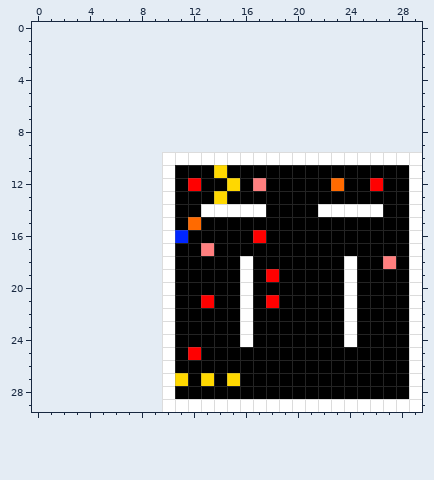
One commit to this pixel-art sprite: res/level1.png. That is the earlier state.
The file is 20x20 pixels. The old version is drawn lined up with the new one, on the new canvas.
The same view after the edit:
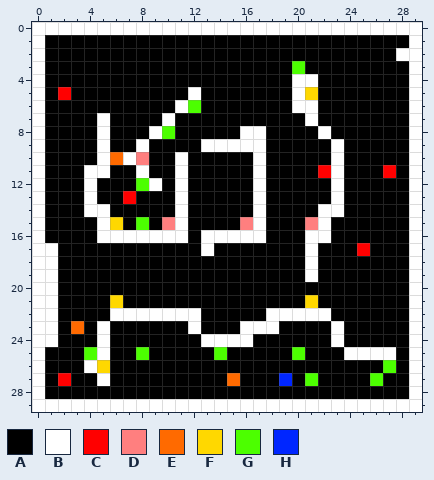
Palette (. is transparent): A #000000  B #ffffff  C #ff0000  D #ff7f7f  E #ff6a00  F #ffd800  G #4cff00  H #0026ff
Difference:
canvas 20x20 -> 30x30, the old top-left corner now at 10,10
y 0: x 0..29 .............................. -> BBBBBBBBBBBBBBBBBBBBBBBBBBBBBB
y 1: x 0..29 .............................. -> BAAAAAAAAAAAAAAAAAAAAAAAAAAAAB
y 2: x 0..29 .............................. -> BAAAAAAAAAAAAAAAAAAAAAAAAAAABB
y 3: x 0..29 .............................. -> BAAAAAAAAAAAAAAAAAAAGAAAAAAAAB
y 4: x 0..29 .............................. -> BAAAAAAAAAAAAAAAAAAABBAAAAAAAB
y 5: x 0..29 .............................. -> BACAAAAAAAAABAAAAAAABFAAAAAAAB
y 6: x 0..29 .............................. -> BAAAAAAAAAABGAAAAAAABBAAAAAAAB
y 7: x 0..29 .............................. -> BAAAABAAAABAAAAAAAAAABAAAAAAAB
y 8: x 0..29 .............................. -> BAAAABAAABGAAAAABBAAAABAAAAAAB
y 9: x 0..29 .............................. -> BAAAABAABAAAABBBBBAAAAABAAAAAB
y 10: x 0..10 ..........B -> BAAAABEBDAA; x 12..16 BBBBB -> AAAAA; x 18..22 BBBBB -> AAAAA; x 24..28 BBBBB -> AAAAA
y 11: x 0..11 ..........BA -> BAAABBAABAAB; x 14 F -> A; x 17 A -> B; x 22..23 AA -> CB; x 27 A -> C
y 12: x 0..12 ..........BAC -> BAAABAAAGBABA; x 15 F -> A; x 17 D -> B; x 23 E -> B; x 26 C -> A
y 13: x 0..11 ..........BA -> BAAABAACAAAB; x 14 F -> A; x 17 A -> B; x 23 A -> B
y 14: x 0..11 ..........BA -> BAAABBAAAAAB; x 13..16 BBBB -> AAAA; x 24..26 BBB -> AAA
y 15: x 0..12 ..........BAE -> BAAAABFAGADBA; x 16..17 AA -> DB; x 21..22 AA -> DB
y 16: x 0..9 .......... -> BAAAABBBBB; x 11 H -> B; x 13..17 AAAAC -> BBBBB; x 21..22 AA -> BB
y 17: x 0..10 ..........B -> BBAAAAAAAAA; x 13 D -> B; x 21 A -> B; x 25 A -> C
y 18: x 0..10 ..........B -> BBAAAAAAAAA; x 16 B -> A; x 21 A -> B; x 24 B -> A; x 27 D -> A
y 19: x 0..10 ..........B -> BBAAAAAAAAA; x 16 B -> A; x 18 C -> A; x 21 A -> B; x 24 B -> A
y 20: x 0..10 ..........B -> BBAAAAAAAAA; x 16 B -> A; x 24 B -> A
y 21: x 0..10 ..........B -> BBAAAAFAAAA; x 13 C -> A; x 16 B -> A; x 18 C -> A; x 21 A -> F; x 24 B -> A
y 22: x 0..9 .......... -> BBAAAABBBB; x 11..12 AA -> BB; x 16 B -> A; x 18..22 AAAAA -> BBBBB; x 24 B -> A
y 23: x 0..10 ..........B -> BBAEABAAAAA; x 12 A -> B; x 17..18 AA -> BB; x 23..24 AB -> BA
y 24: x 0..10 ..........B -> BBAAABAAAAA; x 13..15 AAA -> BBB; x 23..24 AB -> BA
y 25: x 0..10 ..........B -> BAAAGBAAGAA; x 12 C -> A; x 14 A -> G; x 20 A -> G; x 24..27 AAAA -> BBBB
y 26: x 0..10 ..........B -> BAAABFAAAAA; x 27 A -> G
y 27: x 0..11 ..........BF -> BACAABAAAAAA; x 13 F -> A; x 15 F -> E; x 19 A -> H; x 21 A -> G; x 26 A -> G
y 28: x 0..10 ..........B -> BAAAAAAAAAA
y 29: x 0..9 .......... -> BBBBBBBBBB
